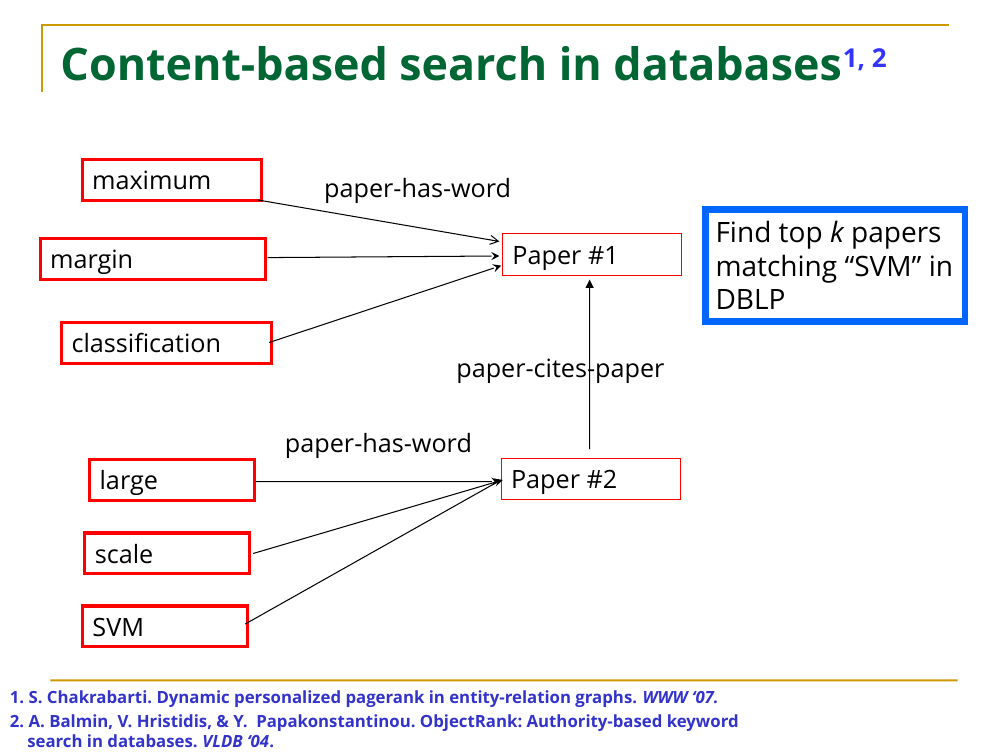
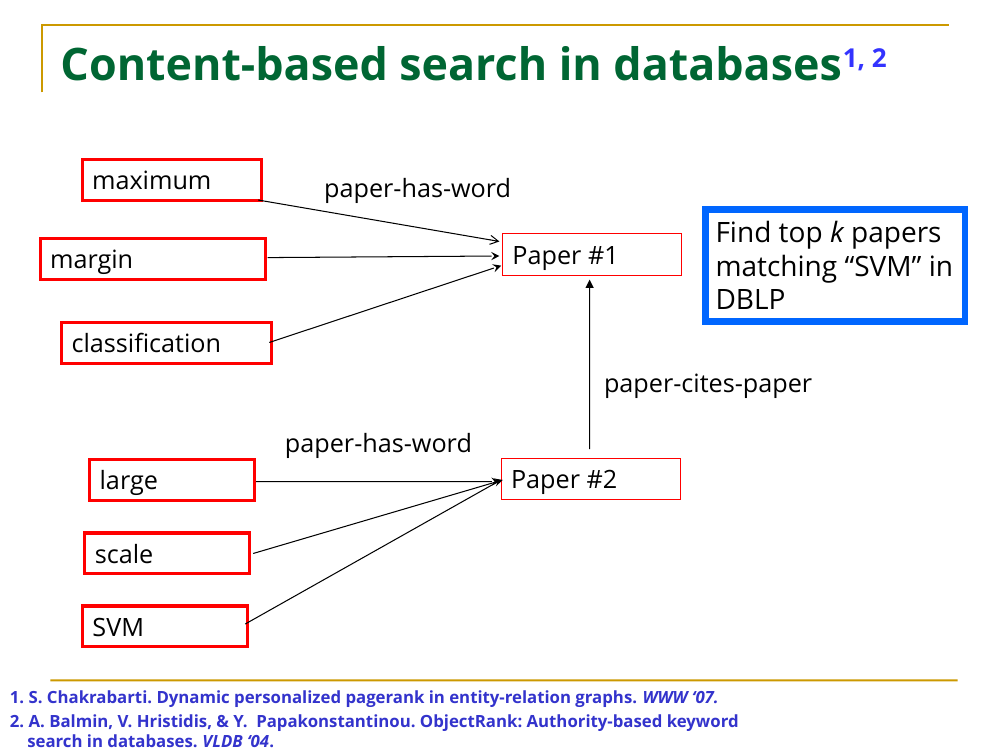
Before and after one commit to HuanSGT/rw-dir-prox, a slide deck: slide 3 of rw.pptx. Drawn at 1008x756 pixels with LibreOffice and Linux fonts; fonts in the diff are those of the drawing. Boxes give left, top, right and bottom in pixels: in the first picture for what was removed or moved away, otherwise in the second. Text is boxed around its words. In the diff, an @@ line names an element or a change of style, - is before the commit and + after.

```diff
--- a/rw.pptx
+++ b/rw.pptx
@@ text "paper-cites-paper" rewrapped from <box>456,354,664,384</box> to <box>604,373,812,398</box> @@
```
Also in this commit, not shown: 7 other slides changed, 3 slides added, 6 other files.
